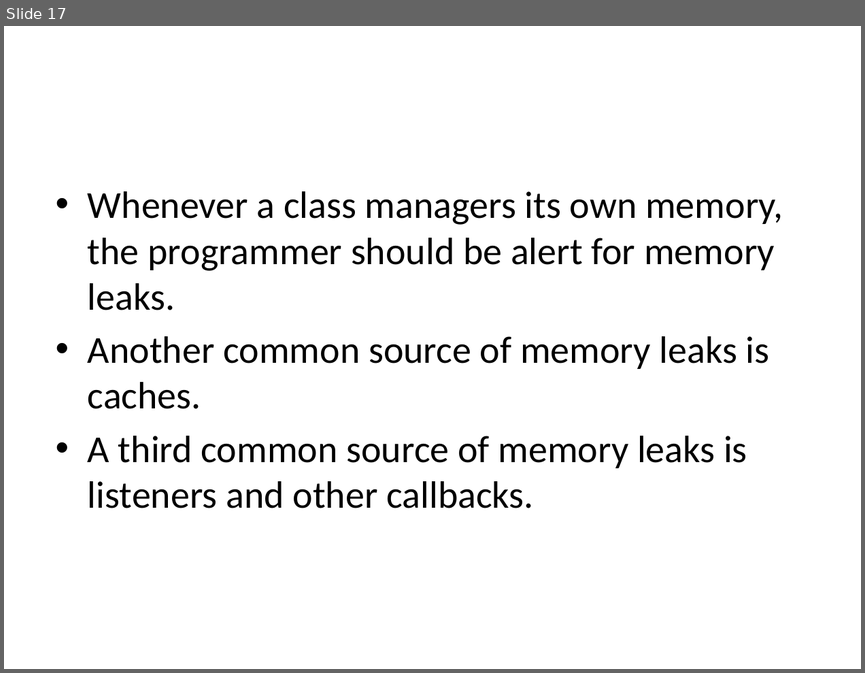
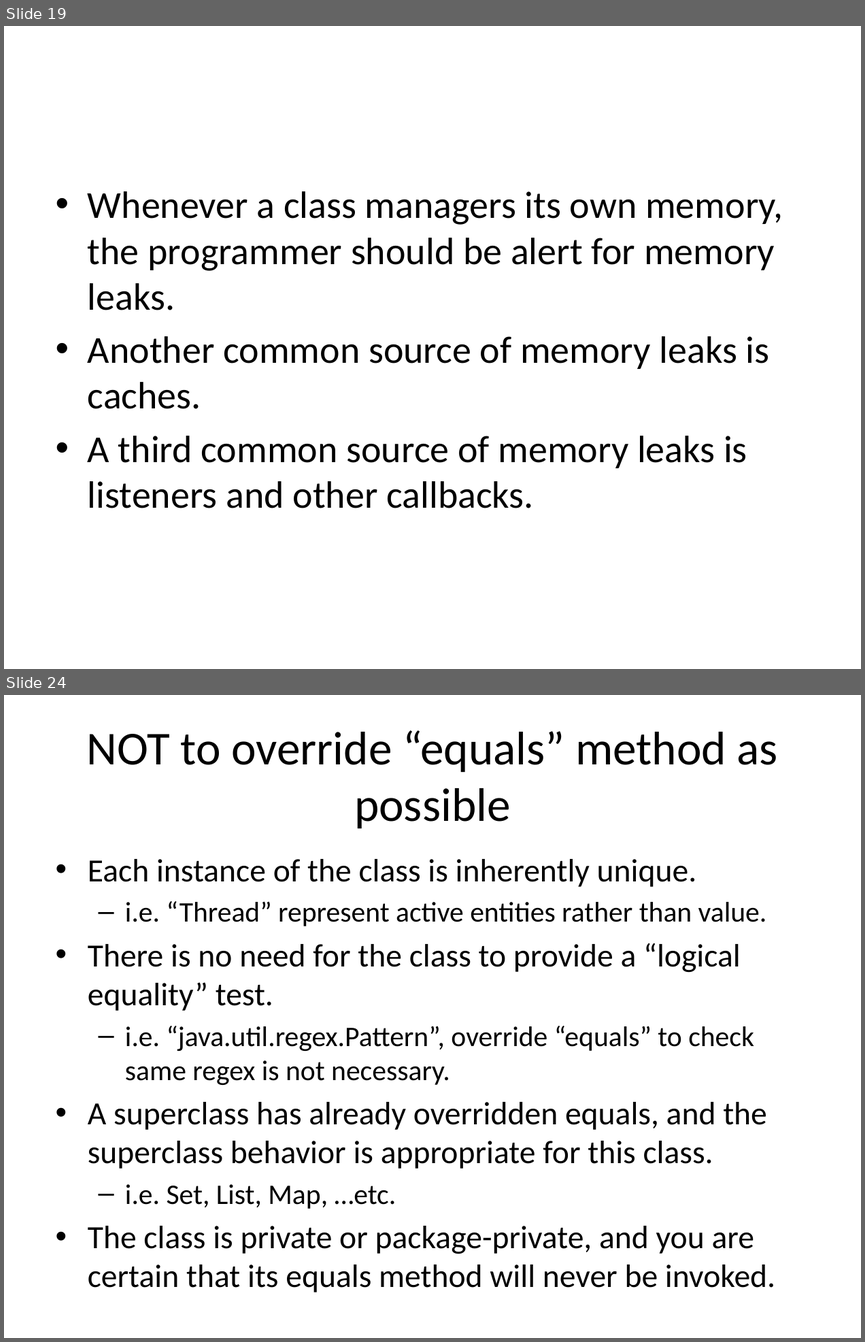
Before and after one commit to wsw621012/EffectiveJava3, a slide deck: introduction.pptx. Shown one above the other, each under a label of ours: slide 17 before the commit, slides 19 and 24 after it; the slides between them are not shown. The pictures are 865x673 and 865x1342 pixels, drawn with LibreOffice and Linux fonts; fonts in the diff are those of the drawing. Boxes give left, top, right and bottom in pixels: in the first picture for what was removed or moved away, otherwise in the second. Text is boxed around its words. In the diff, an @@ line names an element or a change of style, - is before the commit and + after.

```diff
--- a/introduction.pptx
+++ b/introduction.pptx
@@ slide 24 added at box(4, 695, 861, 1338), background #FFFFFF @@
@@ title added at box(86, 730, 778, 829), 39.6 pt, text #000000 @@
+NOT to override “equals” method as possible
@@ text added at box(88, 859, 775, 1292), 27.2 pt, text #000000 @@
+• Each instance of the class is inherently unique.
+  – i.e. “Thread” represent active entities rather than value.
+• There is no need for the class to provide a “logical equality” test.
+  – i.e. “java.util.regex.Pattern”, override “equals” to check same regex is not necessary.
+• A superclass has already overridden equals, and the superclass behavior is appropriate for this class.
+  – i.e. Set, List, Map, …etc.
+• The class is private or package-private, and you are certain that its equals method will never be invoked.
@@ what was slide 17 is now slide 19 @@
```
Also in this commit, not shown: 3 slides changed, 7 other slides added, 2 other files.
